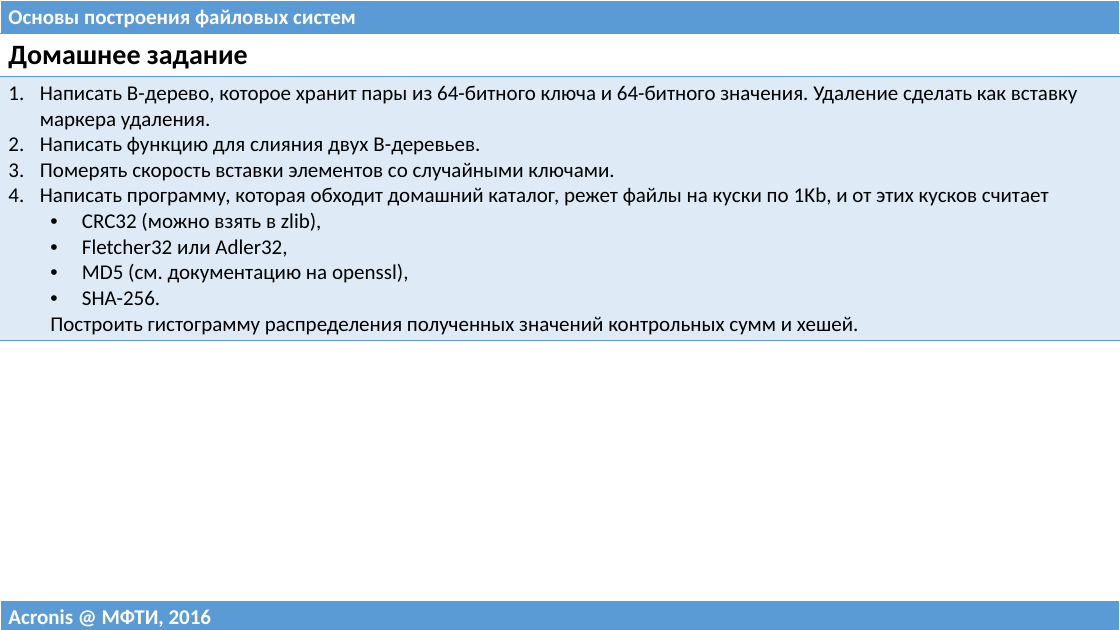
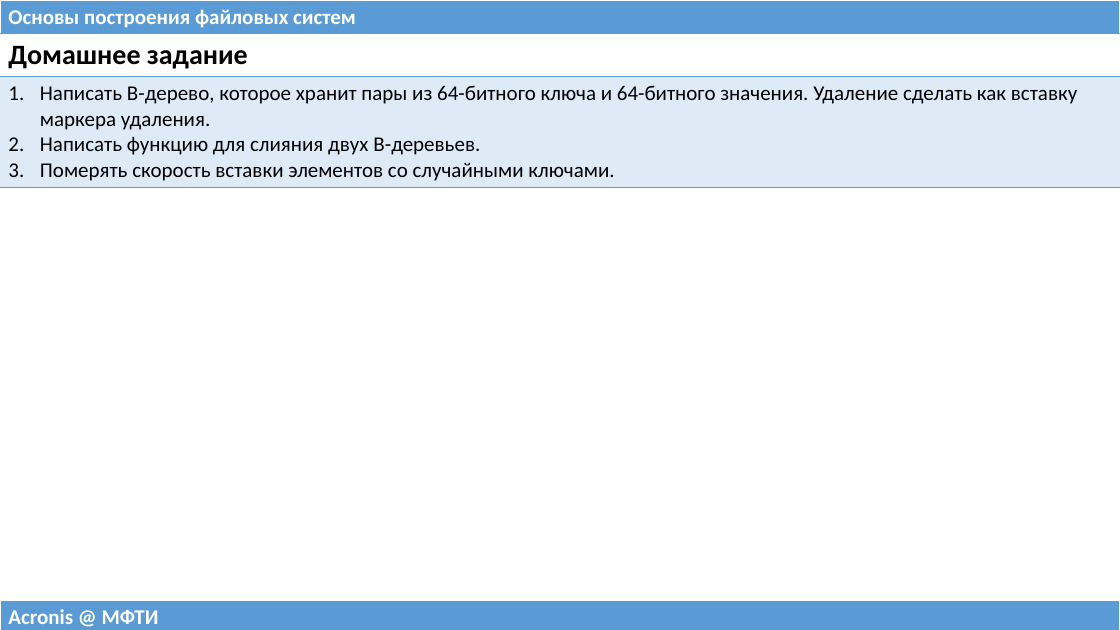
Before and after one commit to 75cc8545e7b021ed280ed0ef99fc7fc4/filesystems-101, a slide deck: slide 22 of talks/src/class06.pptx (slide 12 before the commit). Drawn at 1120x630 pixels with LibreOffice and Linux fonts; fonts in the diff are those of the drawing. Boxes give left, top, right and bottom in pixels: in the first picture for what was removed or moved away, otherwise in the second. Text is boxed around its words. In the diff, an @@ line names an element or a change of style, - is before the commit and + after.

```diff
--- a/talks/src/class06.pptx
+++ b/talks/src/class06.pptx
@@ table at [0,34,1120,185] @@
-row 2, column 1: Написать B-дерево, которое хранит пары из 64-битного ключа и 64-битного значения. Удаление сделать как вставку маркера удаления. / Написать функцию для слияния двух B-деревьев. / Померять скорость вставки элементов со случайными ключами. / Написать программу, которая обходит домашний каталог, режет файлы на куски по 1Kb, и от этих кусков считает / CRC32 (можно взять в zlib), / Fletcher32 или Adler32, / MD5 (см. документацию на openssl), / SHA-256. / Построить гистограмму распределения полученных значений контрольных сумм и хешей.
+row 2, column 1: Написать B-дерево, которое хранит пары из 64-битного ключа и 64-битного значения. Удаление сделать как вставку маркера удаления. / Написать функцию для слияния двух B-деревьев. / Померять скорость вставки элементов со случайными ключами.
@@ table at [0,600,1120,630] @@
-row 1, column 1: Acronis @ МФТИ, 2016
+row 1, column 1: Acronis @ МФТИ
```
Also in this commit, not shown: 8 other slides changed, 14 slides added, 4 slides removed, 1 other file.
